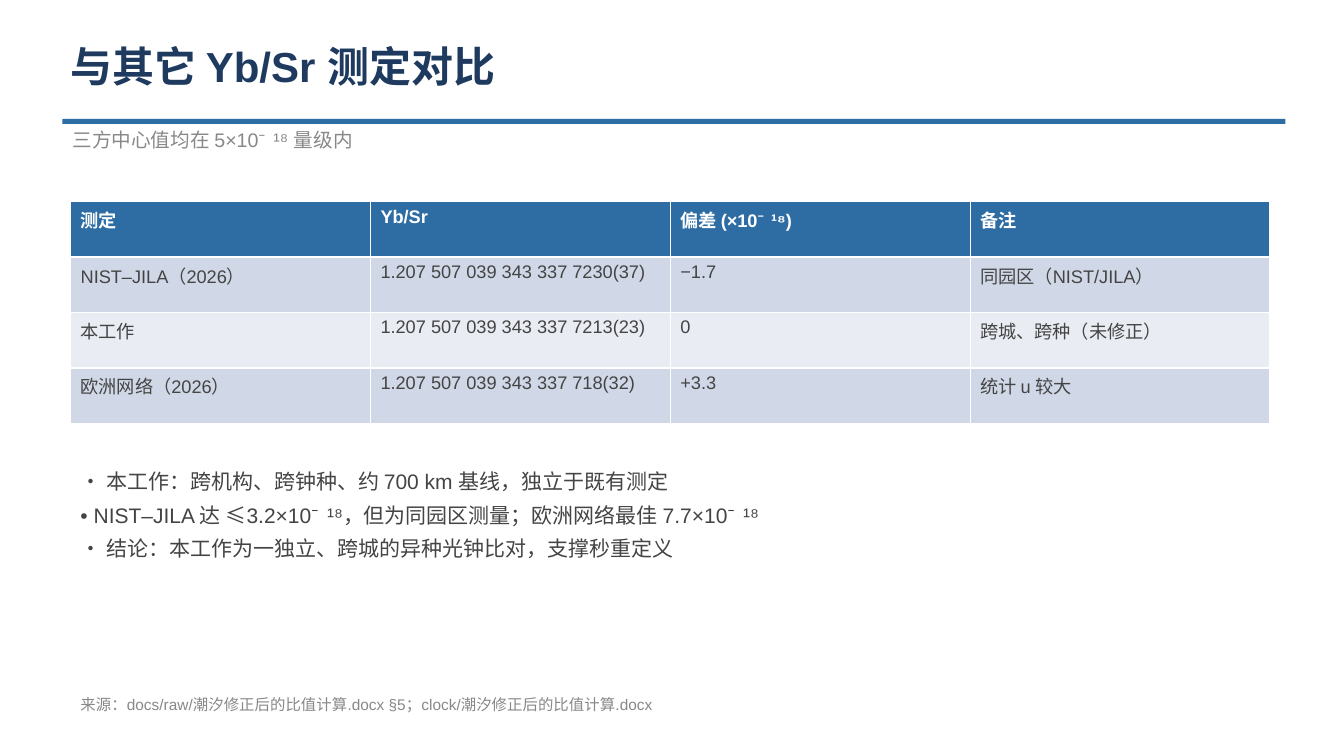
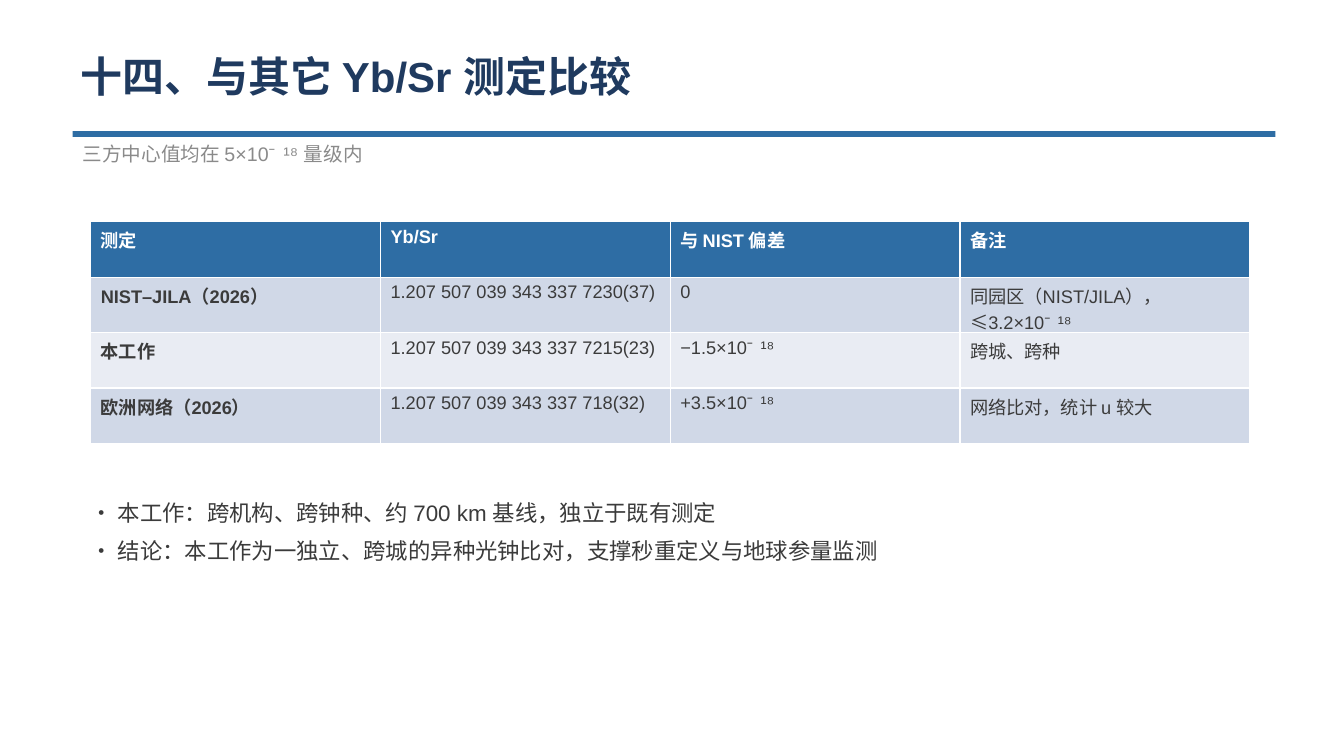
Before and after one commit to hjiang555-a11y/gravitation-whsh, a slide deck: slide 18 of docs/实验情况介绍.pptx (slide 10 before the commit). Drawn at 1344x756 pixels with LibreOffice and Linux fonts; fonts in the diff are those of the drawing. Boxes give left, top, right and bottom in pixels: in the first picture for what was removed or moved away, otherwise in the second. Text is boxed around its words. In the diff, an @@ line names an element or a change of style, - is before the commit and + after.

```diff
--- a/docs/实验情况介绍.pptx
+++ b/docs/实验情况介绍.pptx
@@ text at [80, 56, 631, 96]: text changed @@
-与其它 Yb/Sr 测定对比
+十四、与其它 Yb/Sr 测定比较
@@ text "三方中心值均在 5×10⁻¹⁸ 量级内": place and size @@
-text "三方中心值均在 5×10⁻¹⁸ 量级内" at [72, 130, 353, 149]
+text "三方中心值均在 5×10⁻¹⁸ 量级内" at [82, 144, 363, 163]
@@ text "三方中心值均在 5×10⁻¹⁸ 量级内" at [82, 144, 363, 163]: text colour #888888 to #8A8A8A @@
@@ rectangle: place and size @@
-rectangle at [63, 119, 1286, 124]
+rectangle at [73, 131, 1275, 137]
@@ table at [91, 222, 1252, 444] @@
-row 1, column 3: 偏差 (×10⁻¹⁸)
+row 1, column 3: 与 NIST 偏差
-row 2, column 3: −1.7
+row 2, column 3: 0
-row 2, column 4: 同园区（NIST/JILA）
+row 2, column 4: 同园区（NIST/JILA），≤3.2×10⁻¹⁸
-row 3: 本工作 | 1.207 507 039 343 337 7213(23) | 0 | 跨城、跨种（未修正）
+row 3: 本工作 | 1.207 507 039 343 337 7215(23) | −1.5×10⁻¹⁸ | 跨城、跨种
-row 4, column 3: +3.3
+row 4, column 3: +3.5×10⁻¹⁸
-row 4, column 4: 统计 u 较大
+row 4, column 4: 网络比对，统计 u 较大
@@ text colour #444444 to #3B3B3B in "NIST–JILA（2026）", "1.207 507 039 343 337 7230(37)", "本工作", "欧洲网络（2026）" and 1 more places @@
@@ bold on in "NIST–JILA（2026）", "本工作", "欧洲网络（2026）" @@
@@ table: place and size @@
-table at [71, 202, 1272, 423]
+table at [91, 222, 1252, 444]
@@ text "• 本工作：跨机构、跨钟种、约 700 km 基线，独立于既有测定": place and size @@
-text "• 本工作：跨机构、跨钟种、约 700 km 基线，独立于既有测定" at [94, 471, 759, 558]
+text "• 本工作：跨机构、跨钟种、约 700 km 基线，独立于既有测定" at [118, 502, 878, 561]
@@ text at [118, 502, 716, 523]: size 15 to 16 pt, text colour #444444 to #3B3B3B in "• 本工作：跨机构、跨钟种、约 700 km 基线，独立于既有测定"; more space between paragraphs @@
@@ text at [118, 540, 878, 561]: text changed; size 15 to 16 pt; text colour #444444 to #3B3B3B @@
-• NIST–JILA 达 ≤3.2×10⁻¹⁸，但为同园区测量；欧洲网络最佳 7.7×10⁻¹⁸
-• 结论：本工作为一独立、跨城的异种光钟比对，支撑秒重定义
+• 结论：本工作为一独立、跨城的异种光钟比对，支撑秒重定义与地球参量监测
@@ text removed at [80, 697, 653, 712] @@
-来源：docs/raw/潮汐修正后的比值计算.docx §5；clock/潮汐修正后的比值计算.docx
```
Also in this commit, not shown: 6 other slides changed, 12 slides added, 5 slides removed.
